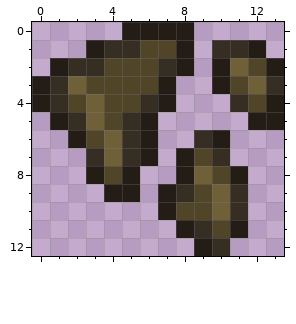
A pixel-art sprite gets an edit: Assets/Textures/Items/MyrdenshellShards.png. The picture above was drawn from the file before the commit.
The file is 28x26 pixels, drawn in blocks of 2x2; one block is one cell here. Colours within 5 levels of each other are drawn and written as one.
New version:
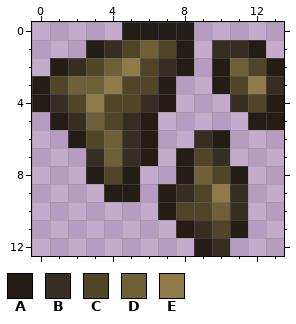
Palette (. is transparent): A #241d16  B #362e22  C #514527  D #706037  E #8f7b4a
The exact change:
y 1: x 5..6 BC -> CD
y 2: x 3..5 BCC -> CDE
y 3: x 1 B -> C; x 3..4 CC -> DE; x 12 D -> E
y 4: x 3 D -> E
y 9: x 10 D -> E
Where, in picture pixels (left, top, right, bottom), the same in both pictures:
changed: (50, 40, 158, 112)
changed: (248, 76, 266, 94)
changed: (212, 184, 230, 202)
